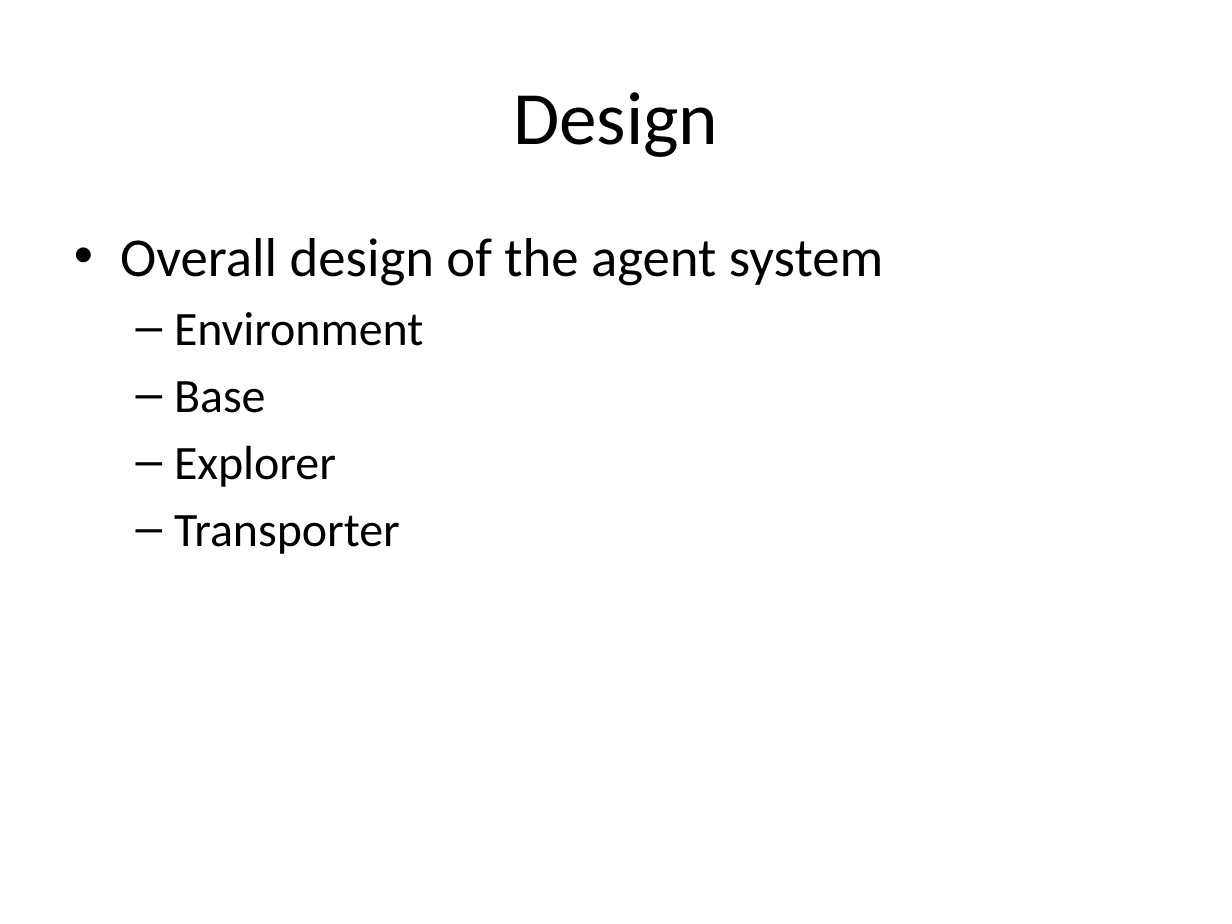
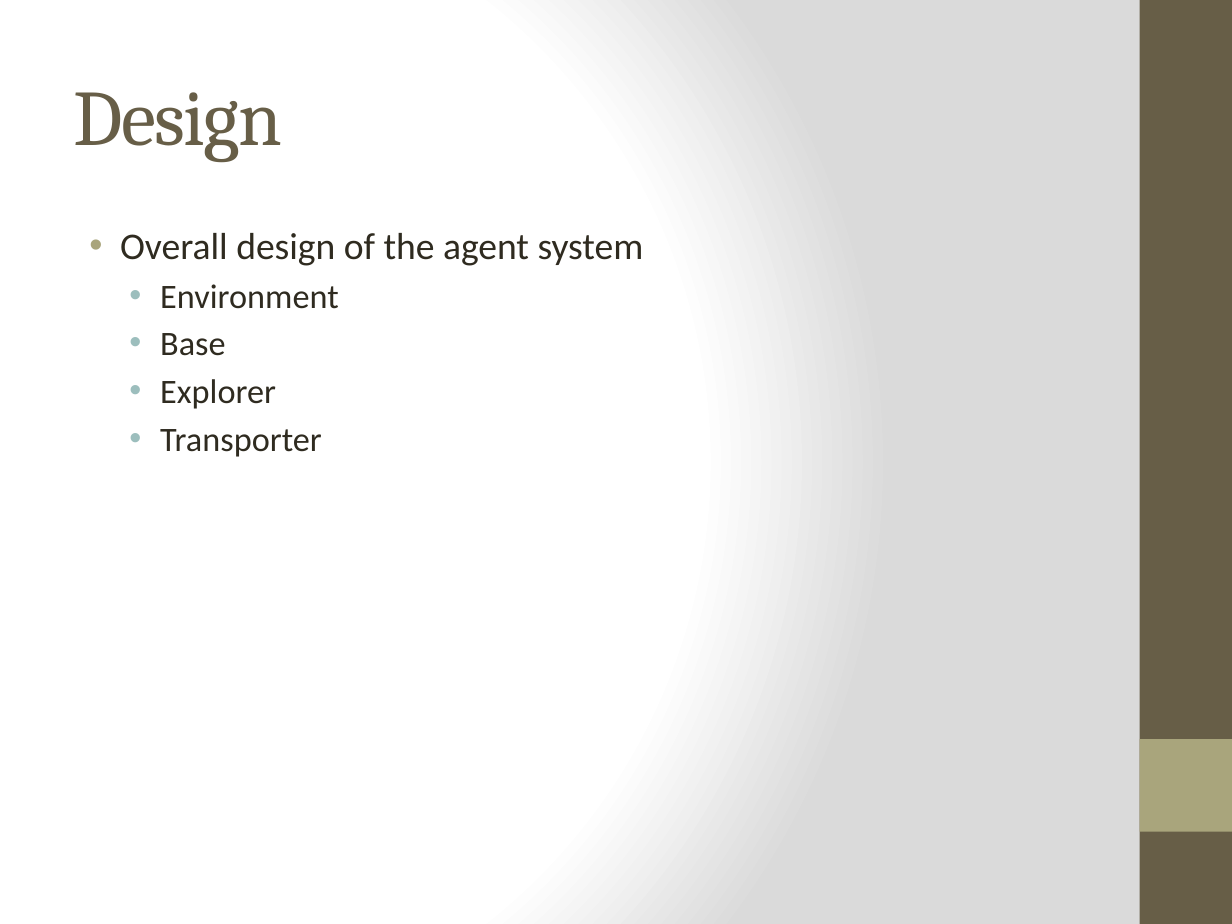
Before and after one commit to isurup/kalle-martin-group, a slide deck: slide 4 of AM24/report and docs/AM24 - presentation.pptx. Drawn at 1232x924 pixels with LibreOffice and Linux fonts; fonts in the diff are those of the drawing. Boxes give left, top, right and bottom in pixels: in the first picture for what was removed or moved away, otherwise in the second. Text is boxed around its words. In the diff, an @@ line names an element or a change of style, - is before the commit and + after.

```diff
--- a/AM24/report and docs/AM24 - presentation.pptx
+++ b/AM24/report and docs/AM24 - presentation.pptx
@@ background #FFFFFF to gradient #FFFFFF to #DADADA @@
@@ rectangle added at <box>1140,0,1232,924</box>, fill #675E47 @@
@@ title "Design" at <box>74,92,282,162</box>: size 44 to 46 pt, font Calibri to Cambria, text colour #000000 to #675E47, letter spacing 0 to -1 pt; alignment centre to left @@
@@ text "Overall design of the agent ..." at <box>120,233,644,457</box>: size 32 to 22 pt in "Overall design of the agent system"; text colour #000000 to #2F2B20; size 28 to 20 pt in "Environment", "Base", "Explorer", "Transporter"; indent changed; less space between paragraphs; bullet – to • @@
@@ rectangle added at <box>1140,739,1232,832</box>, fill #A9A57C @@
```
Also in this commit, not shown: 9 other slides changed.
